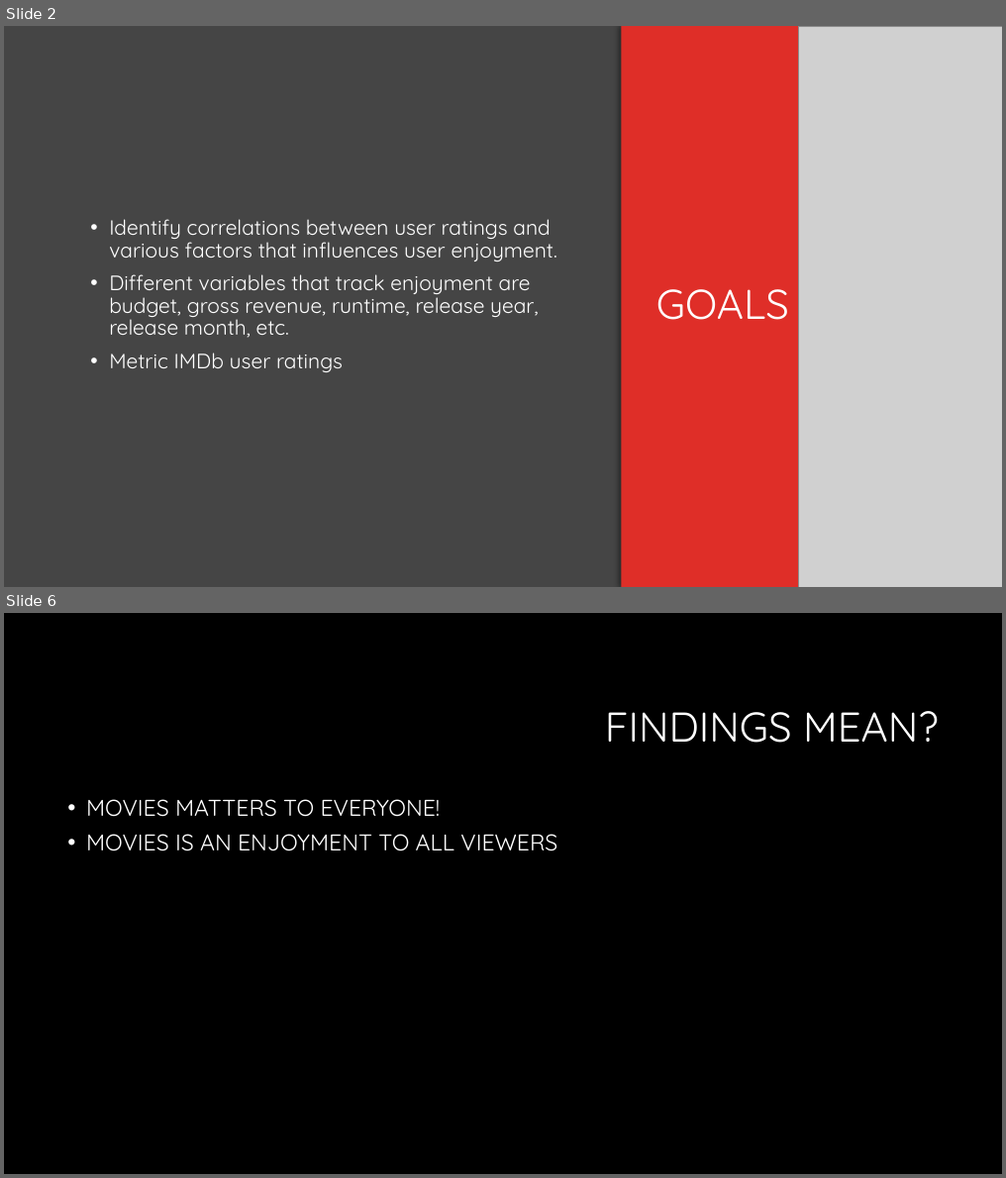
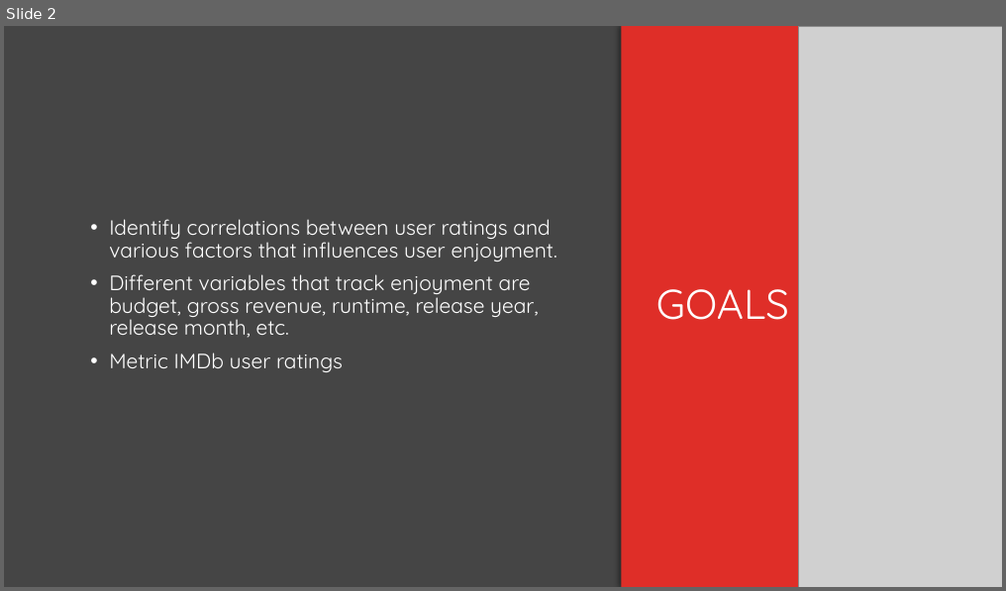
Before and after one commit to gspahlin/Movie_analysis, a slide deck: Movies.pptx. Shown one above the other, each under a label of ours: slides 2 and 6 before the commit, slide 2 after it; the slides between them are not shown. The pictures are 1006x1178 and 1006x591 pixels, drawn with LibreOffice and Linux fonts; fonts in the diff are those of the drawing; grey boxes stand for pictures; background and template pictures are left out. Boxes give left, top, right and bottom in pixels: in the first picture for what was removed or moved away, otherwise in the second. Text is boxed around its words. In the diff, an @@ line names an element or a change of style, - is before the commit and + after.

```diff
--- a/Movies.pptx
+++ b/Movies.pptx
@@ slide 6 removed at <box>4,613,1002,1174</box>, background picture (left out) @@
@@ title removed at <box>605,711,939,743</box> @@
-FINDINGS MEAN?
@@ text removed at <box>86,799,557,852</box> @@
-• MOVIES MATTERS TO EVERYONE!
-• MOVIES IS AN ENJOYMENT TO ALL VIEWERS
```
Also in this commit, not shown: 1 slide changed, 5 slides added, 2 other slides removed.
